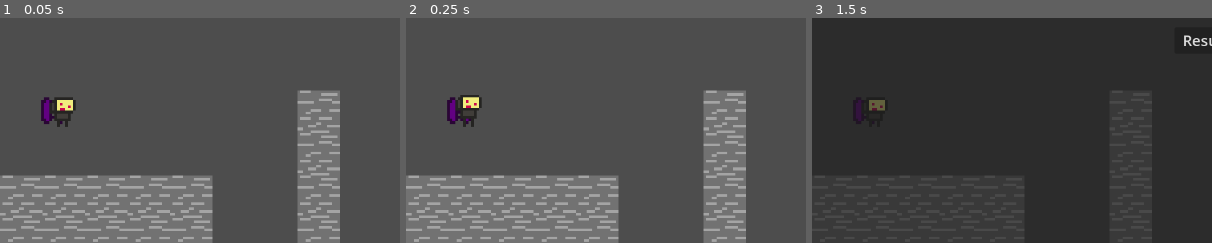
Above: before the commit, frames 1-3 (left to right).
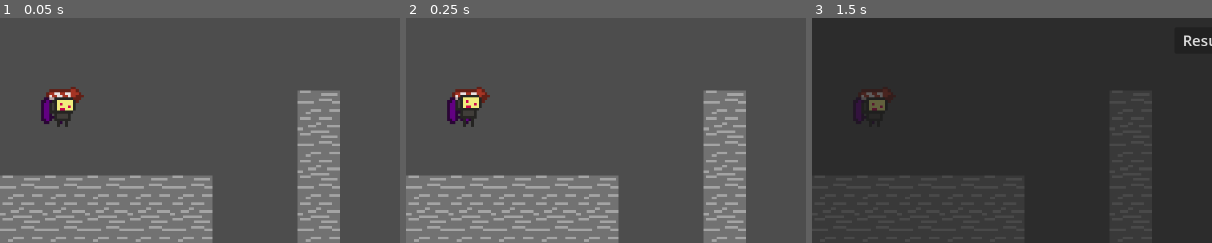
Above: after the commit, the same moments.

Repository: arcality/Built-to-Scale-GMTK-2024
Game: Godot game, scene res://scenes/main.tscn
Same seed, same stepped clock (60 frames per second), same inputs: the game is played once before the commit and once after it. The engine's default icon, where the game draws it, is replaced by a stand-in: a white triangle on a blue panel in a dark square.
Inputs (mouse positions are % of the whole screen's width and height, from its top left):
- Up to frame 1 (0.05 s): no input
- Up to frame 2 (0.25 s): no input
- Up to frame 3 (1.5 s): move the mouse to (72, 45) at 0.52 s; hold Space (jump) 0.53-1.28 s; hold D (move_right) from 0.53 s (still down); click (72, 45) at 0.67 s; tap Enter at 1.25 s; move the mouse to (30, 55) at 1.27 s; tap E (edit) at 1.35 s
The pictures show only the part of the screen within x 0-50%, y 50-100%; the shares and areas given below are measured in that part.

The runs differ from the first frame. In frame 1, 0.4% of the frame differs, in the area x 11-21%, y 30-38%; in frame 2, 0.3%; in frame 3, 0.2%.
Error in both runs: Invalid assignment of property or key 'flip_h' with value of type 'bool' on a base object of type 'null instance'. (res://scripts/player.gd:71)

Commit message:
added dash anims

Diff:
--- a/scenes/player.tscn
+++ b/scenes/player.tscn
@@ -1,9 +1,10 @@
-[gd_scene load_steps=300 format=3 uid="uid://dol4ikt2xc18v"]
+[gd_scene load_steps=340 format=3 uid="uid://dol4ikt2xc18v"]
 
 [ext_resource type="Script" path="res://scripts/player.gd" id="1_vscu2"]
 [ext_resource type="Texture2D" uid="uid://bb4re7nqdr1us" path="res://assets/sprites/player/animations/wall-jump-dashing.png" id="2_6ngew"]
 [ext_resource type="Script" path="res://scripts/state-machine/FiniteStateMachine.gd" id="2_51co4"]
 [ext_resource type="Texture2D" uid="uid://dj47b3njgi3be" path="res://assets/sprites/player/animations/wall-jump-idle.png" id="2_057qb"]
+[ext_resource type="Texture2D" uid="uid://bfemue4n4cfbs" path="res://assets/sprites/player/animations/dash-climbing.png" id="2_d8s2s"]
 [ext_resource type="Texture2D" uid="uid://c7f0nsk5m8fwi" path="res://assets/sprites/player/animations/robot-climbing.png" id="2_fvp46"]
 [ext_resource type="Texture2D" uid="uid://d3eal080mbtc0" path="res://assets/sprites/player/animations/umbrella-falling.png" id="2_gvxix"]
 [ext_resource type="Texture2D" uid="uid://bxo4s0j7t03x0" path="res://assets/sprites/player/robot-Idle.png" id="2_hyccr"]
@@ -14,6 +15,7 @@
 [ext_resource type="Texture2D" uid="uid://bfmdr8bjdsqgo" path="res://assets/sprites/player/animations/wall-jump-double-jumping.png" id="3_0do42"]
 [ext_resource type="Texture2D" uid="uid://c4d4xv2g5ogsw" path="res://assets/sprites/player/animations/umbrella-jumping.png" id="3_28vra"]
 [ext_resource type="Texture2D" uid="uid://ccy3s8l13urit" path="res://assets/sprites/player/animations/double-jump-double-jumping.png" id="3_foudp"]
+[ext_resource type="Texture2D" uid="uid://3qjbkcq1ny5l" path="res://assets/sprites/player/animations/dash-dashing.png" id="3_gn3d2"]
 [ext_resource type="Texture2D" uid="uid://dx3fgtra0i1rq" path="res://assets/sprites/player/animations/robot-dashing.png" id="3_hcecg"]
 [ext_resource type="Texture2D" uid="uid://c1bf3gmut6pjp" path="res://assets/sprites/player/animations/umbrella-floating.png" id="3_hvgyc"]
 [ext_resource type="Texture2D" uid="uid://8qma70pwto34" path="res://assets/sprites/player/animations/robot-jumping.png" id="3_obexy"]
@@ -23,20 +25,26 @@
 [ext_resource type="Texture2D" uid="uid://b0lj2dgffnndj" path="res://assets/sprites/player/animations/umbrella-running.png" id="4_g1117"]
 [ext_resource type="Script" path="res://scripts/state-machine/idle.gd" id="4_oixml"]
 [ext_resource type="Texture2D" uid="uid://cpjltk43sv2yu" path="res://assets/sprites/player/animations/wall-jump-jumping.png" id="4_s64iw"]
+[ext_resource type="Texture2D" uid="uid://d0kx2egf3sii3" path="res://assets/sprites/player/animations/dash-falling.png" id="4_vpwh8"]
 [ext_resource type="Script" path="res://scripts/state-machine/running.gd" id="5_4wmna"]
+[ext_resource type="Texture2D" uid="uid://c52cysrxabhfl" path="res://assets/sprites/player/animations/dash-idle.png" id="5_fcbi1"]
 [ext_resource type="Texture2D" uid="uid://bv0vnjaer4imt" path="res://assets/sprites/player/animations/wall-jump-running.png" id="5_jomrl"]
 [ext_resource type="Texture2D" uid="uid://c6wlvvmacv2j1" path="res://assets/sprites/player/animations/double-jump-idle.png" id="5_mgrw7"]
 [ext_resource type="Texture2D" uid="uid://oqttvxtnh2r7" path="res://assets/sprites/player/animations/robot-falling.png" id="5_tnkrx"]
 [ext_resource type="Texture2D" uid="uid://0gs2l8y4trgj" path="res://assets/sprites/player/animations/wall-jump-floating.png" id="5_uel50"]
 [ext_resource type="Script" path="res://scripts/state-machine/jumping.gd" id="6_1pvae"]
 [ext_resource type="Texture2D" uid="uid://dr5wqvwhjmsbv" path="res://assets/sprites/player/animations/double-jump-jump-boost.png" id="6_lslaq"]
+[ext_resource type="Texture2D" uid="uid://niktfrm8vb4s" path="res://assets/sprites/player/animations/dash-jump-boosting.png" id="6_ouprs"]
 [ext_resource type="Texture2D" uid="uid://dvui6g0f4d6nt" path="res://assets/sprites/player/animations/robot-floating.png" id="6_x2iy1"]
 [ext_resource type="Texture2D" uid="uid://dqr1odvcgjmb7" path="res://assets/sprites/player/animations/double-jump-jumping.png" id="7_cgy37"]
+[ext_resource type="Texture2D" uid="uid://cyarktcypnlqs" path="res://assets/sprites/player/animations/dash-jumping.png" id="7_r30wn"]
 [ext_resource type="Script" path="res://scripts/state-machine/falling.gd" id="7_rlv7g"]
 [ext_resource type="Script" path="res://scripts/state-machine/dashing.gd" id="8_3whrh"]
 [ext_resource type="Texture2D" uid="uid://c3c6p8us4eyg2" path="res://assets/sprites/player/animations/robot-jump-boosting.png" id="8_gtxy8"]
 [ext_resource type="Texture2D" uid="uid://b626bub0ga818" path="res://assets/sprites/player/animations/double-jump-running.png" id="8_htffq"]
+[ext_resource type="Texture2D" uid="uid://bey47idmgj8fj" path="res://assets/sprites/player/animations/dash-running.png" id="8_uwyc0"]
 [ext_resource type="Texture2D" uid="uid://msrd3pn5xve8" path="res://assets/sprites/player/animations/double-jump-wall-jumping.png" id="9_bm8yj"]
+[ext_resource type="Texture2D" uid="uid://d2yihop5sm2vu" path="res://assets/sprites/player/animations/dash-wall-jumping.png" id="9_i3t7h"]
 [ext_resource type="Script" path="res://scripts/state-machine/clinging.gd" id="9_k8hsb"]
 [ext_resource type="Texture2D" uid="uid://bba7v6bd1njl5" path="res://assets/sprites/player/animations/wall-jump-wall-jumping.png" id="9_oprbn"]
 [ext_resource type="Texture2D" uid="uid://xjsmpdy6ss0" path="res://assets/sprites/player/animations/umbrella-climbing.png" id="10_0sjtr"]
@@ -64,6 +72,266 @@
 [ext_resource type="Texture2D" uid="uid://8oyk8lufes7" path="res://assets/sprites/player/animations/jump-boost-jumping.png" id="24_1jnn6"]
 [ext_resource type="Texture2D" uid="uid://dlioutdojd0jd" path="res://assets/sprites/player/animations/jump-boost-running.png" id="25_3nlrb"]
 
+[sub_resource type="AtlasTexture" id="AtlasTexture_7k1p6"]
+atlas = ExtResource("2_d8s2s")
+region = Rect2(0, 0, 16, 16)
+
+[sub_resource type="AtlasTexture" id="AtlasTexture_cdqjq"]
+atlas = ExtResource("2_d8s2s")
+region = Rect2(16, 0, 16, 16)
+
+[sub_resource type="AtlasTexture" id="AtlasTexture_oojj0"]
+atlas = ExtResource("2_d8s2s")
+region = Rect2(32, 0, 16, 16)
+
+[sub_resource type="AtlasTexture" id="AtlasTexture_tv154"]
+atlas = ExtResource("2_d8s2s")
+region = Rect2(48, 0, 16, 16)
+
+[sub_resource type="AtlasTexture" id="AtlasTexture_ijsun"]
+atlas = ExtResource("2_d8s2s")
+region = Rect2(64, 0, 16, 16)
+
+[sub_resource type="AtlasTexture" id="AtlasTexture_1kyqp"]
+atlas = ExtResource("2_d8s2s")
+region = Rect2(80, 0, 16, 16)
+
+[sub_resource type="AtlasTexture" id="AtlasTexture_a0pql"]
+atlas = ExtResource("2_d8s2s")
+region = Rect2(96, 0, 16, 16)
+
+[sub_resource type="AtlasTexture" id="AtlasTexture_t27qv"]
+atlas = ExtResource("2_d8s2s")
+region = Rect2(112, 0, 16, 16)
+
+[sub_resource type="AtlasTexture" id="AtlasTexture_2b6q3"]
+atlas = ExtResource("2_d8s2s")
+region = Rect2(128, 0, 16, 16)
+
+[sub_resource type="AtlasTexture" id="AtlasTexture_tq8du"]
+atlas = ExtResource("2_d8s2s")
+region = Rect2(144, 0, 16, 16)
+
+[sub_resource type="AtlasTexture" id="AtlasTexture_tctof"]
+atlas = ExtResource("2_d8s2s")
+region = Rect2(160, 0, 16, 16)
+
+[sub_resource type="AtlasTexture" id="AtlasTexture_rtqwg"]
+atlas = ExtResource("3_gn3d2")
+region = Rect2(0, 0, 16, 16)
+
+[sub_resource type="AtlasTexture" id="AtlasTexture_1jj3d"]
+atlas = ExtResource("3_gn3d2")
+region = Rect2(16, 0, 16, 16)
+
+[sub_resource type="AtlasTexture" id="AtlasTexture_v5ig1"]
+atlas = ExtResource("3_gn3d2")
+region = Rect2(32, 0, 16, 16)
+
+[sub_resource type="AtlasTexture" id="AtlasTexture_3bu45"]
+atlas = ExtResource("3_gn3d2")
+region = Rect2(48, 0, 16, 16)
+
+[sub_resource type="AtlasTexture" id="AtlasTexture_rf04a"]
+atlas = ExtResource("4_vpwh8")
+region = Rect2(0, 0, 16, 16)
+
+[sub_resource type="AtlasTexture" id="AtlasTexture_1bpwq"]
+atlas = ExtResource("5_fcbi1")
+region = Rect2(0, 0, 16, 16)
+
+[sub_resource type="AtlasTexture" id="AtlasTexture_l45vh"]
+atlas = ExtResource("5_fcbi1")
+region = Rect2(16, 0, 16, 16)
+
+[sub_resource type="AtlasTexture" id="AtlasTexture_ws4ed"]
+atlas = ExtResource("6_ouprs")
+region = Rect2(0, 0, 16, 16)
+
+[sub_resource type="AtlasTexture" id="AtlasTexture_0nyow"]
+atlas = ExtResource("6_ouprs")
+region = Rect2(16, 0, 16, 16)
+
+[sub_resource type="AtlasTexture" id="AtlasTexture_74n3d"]
+atlas = ExtResource("7_r30wn")
+region = Rect2(0, 0, 16, 16)
+
+[sub_resource type="AtlasTexture" id="AtlasTexture_2kced"]
+atlas = ExtResource("7_r30wn")
+region = Rect2(16, 0, 16, 16)
+
+[sub_resource type="AtlasTexture" id="AtlasTexture_oef8b"]
+atlas = ExtResource("7_r30wn")
+region = Rect2(32, 0, 16, 16)
+
+[sub_resource type="AtlasTexture" id="AtlasTexture_omq84"]
+atlas = ExtResource("8_uwyc0")
+region = Rect2(0, 0, 16, 16)
+
+[sub_resource type="AtlasTexture" id="AtlasTexture_5gqnt"]
+atlas = ExtResource("8_uwyc0")
+region = Rect2(16, 0, 16, 16)
+
+[sub_resource type="AtlasTexture" id="AtlasTexture_h3hf5"]
+atlas = ExtResource("8_uwyc0")
+region = Rect2(32, 0, 16, 16)
+
+[sub_resource type="AtlasTexture" id="AtlasTexture_ktjnc"]
+atlas = ExtResource("8_uwyc0")
+region = Rect2(48, 0, 16, 16)
+
+[sub_resource type="AtlasTexture" id="AtlasTexture_2rdtd"]
+atlas = ExtResource("8_uwyc0")
+region = Rect2(64, 0, 16, 16)
+
+[sub_resource type="AtlasTexture" id="AtlasTexture_dtmif"]
+atlas = ExtResource("8_uwyc0")
+region = Rect2(80, 0, 16, 16)
+
+[sub_resource type="AtlasTexture" id="AtlasTexture_3jjon"]
+atlas = ExtResource("9_i3t7h")
+region = Rect2(0, 0, 16, 16)
+
+[sub_resource type="AtlasTexture" id="AtlasTexture_ogdoc"]
+atlas = ExtResource("9_i3t7h")
+region = Rect2(16, 0, 16, 16)
+
+[sub_resource type="SpriteFrames" id="SpriteFrames_66yn7"]
+animations = [{
+"frames": [{
+"duration": 1.0,
+"texture": SubResource("AtlasTexture_7k1p6")
+}, {
+"duration": 1.0,
+"texture": SubResource("AtlasTexture_cdqjq")
+}, {
+"duration": 1.0,
+"texture": SubResource("AtlasTexture_oojj0")
+}, {
+"duration": 1.0,
+"texture": SubResource("AtlasTexture_tv154")
+}, {
+"duration": 1.0,
+"texture": SubResource("AtlasTexture_ijsun")
+}, {
+"duration": 1.0,
+"texture": SubResource("AtlasTexture_1kyqp")
+}, {
+"duration": 1.0,
+"texture": SubResource("AtlasTexture_a0pql")
+}, {
+"duration": 1.0,
+"texture": SubResource("AtlasTexture_t27qv")
+}, {
+"duration": 1.0,
+"texture": SubResource("AtlasTexture_2b6q3")
+}, {
+"duration": 1.0,
+"texture": SubResource("AtlasTexture_tq8du")
+}, {
+"duration": 1.0,
+"texture": SubResource("AtlasTexture_tctof")
+}],
+"loop": true,
+"name": &"climbing",
+"speed": 5.0
+}, {
+"frames": [{
+"duration": 1.0,
+"texture": SubResource("AtlasTexture_rtqwg")
+}, {
+"duration": 1.0,
+"texture": SubResource("AtlasTexture_1jj3d")
+}, {
+"duration": 1.0,
+"texture": SubResource("AtlasTexture_v5ig1")
+}, {
+"duration": 1.0,
+"texture": SubResource("AtlasTexture_3bu45")
+}],
+"loop": true,
+"name": &"dashing",
+"speed": 5.0
+}, {
+"frames": [{
+"duration": 1.0,
+"texture": SubResource("AtlasTexture_rf04a")
+}],
+"loop": true,
+"name": &"falling",
+"speed": 5.0
+}, {
+"frames": [{
+"duration": 1.0,
+"texture": SubResource("AtlasTexture_1bpwq")
+}, {
+"duration": 1.0,
+"texture": SubResource("AtlasTexture_l45vh")
+}],
+"loop": true,
+"name": &"idle",
+"speed": 5.0
+}, {
+"frames": [{
+"duration": 1.0,
+"texture": SubResource("AtlasTexture_ws4ed")
+}, {
+"duration": 1.0,
+"texture": SubResource("AtlasTexture_0nyow")
+}],
+"loop": true,
+"name": &"jump-boosting",
+"speed": 5.0
+}, {
+"frames": [{
+"duration": 1.0,
+"texture": SubResource("AtlasTexture_74n3d")
+}, {
+"duration": 1.0,
+"texture": SubResource("AtlasTexture_2kced")
+}, {
+"duration": 1.0,
+"texture": SubResource("AtlasTexture_oef8b")
+}],
+"loop": true,
+"name": &"jumping",
+"speed": 5.0
+}, {
+"frames": [{
+"duration": 1.0,
+"texture": SubResource("AtlasTexture_omq84")
+}, {
+"duration": 1.0,
+"texture": SubResource("AtlasTexture_5gqnt")
+}, {
+"duration": 1.0,
+"texture": SubResource("AtlasTexture_h3hf5")
+}, {
+"duration": 1.0,
+"texture": SubResource("AtlasTexture_ktjnc")
+}, {
+"duration": 1.0,
+"texture": SubResource("AtlasTexture_2rdtd")
+}, {
+"duration": 1.0,
+"texture": SubResource("AtlasTexture_dtmif")
+}],
+"loop": true,
+"name": &"running",
+"speed": 5.0
+}, {
+"frames": [{
+"duration": 1.0,
+"texture": SubResource("AtlasTexture_3jjon")
+}, {
+"duration": 1.0,
+"texture": SubResource("AtlasTexture_ogdoc")
+}],
+"loop": true,
+"name": &"wall-jumping",
+"speed": 5.0
+}]
+
 [sub_resource type="AtlasTexture" id="AtlasTexture_8xajg"]
 atlas = ExtResource("2_pbv13")
 region = Rect2(0, 0, 16, 16)
@@ -1944,6 +2212,10 @@
 [node name="Jetpacks" type="Node2D" parent="CompositeSprites"]
 
 [node name="dash" type="AnimatedSprite2D" parent="CompositeSprites/Jetpacks"]
+position = Vector2(2.38419e-07, -4.76837e-07)
+scale = Vector2(4.25, 4.25)
+sprite_frames = SubResource("SpriteFrames_66yn7")
+animation = &"climbing"
 
 [node name="double-jump" type="AnimatedSprite2D" parent="CompositeSprites/Jetpacks"]
 scale = Vector2(4.25, 4.25)
